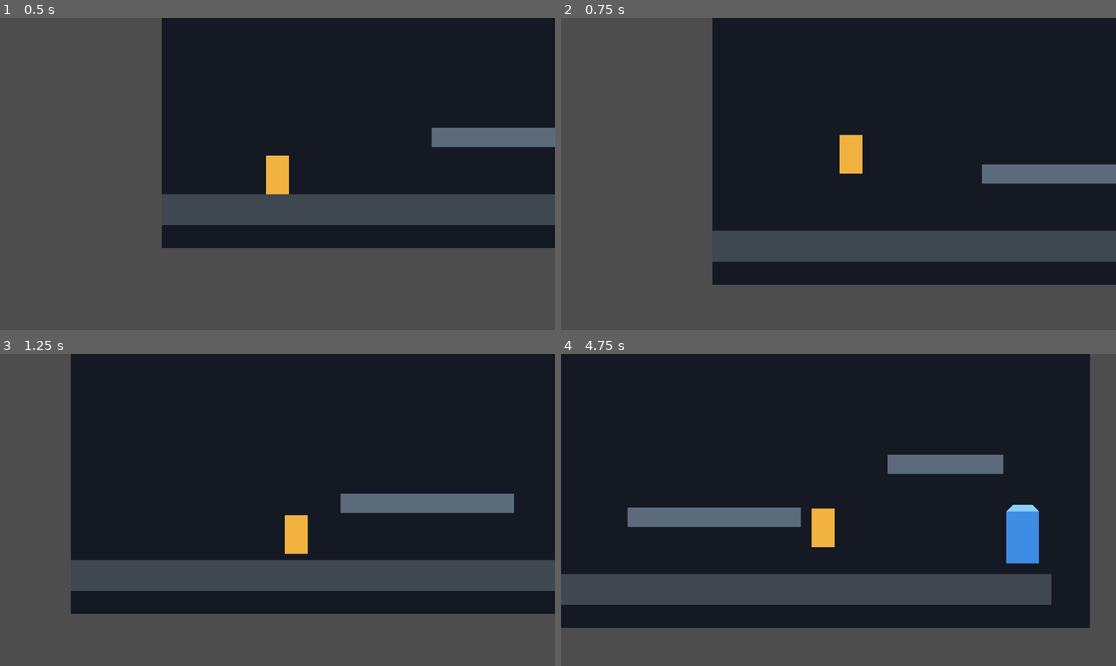
Above: before the commit, frames 1-4 (two rows, left to right).
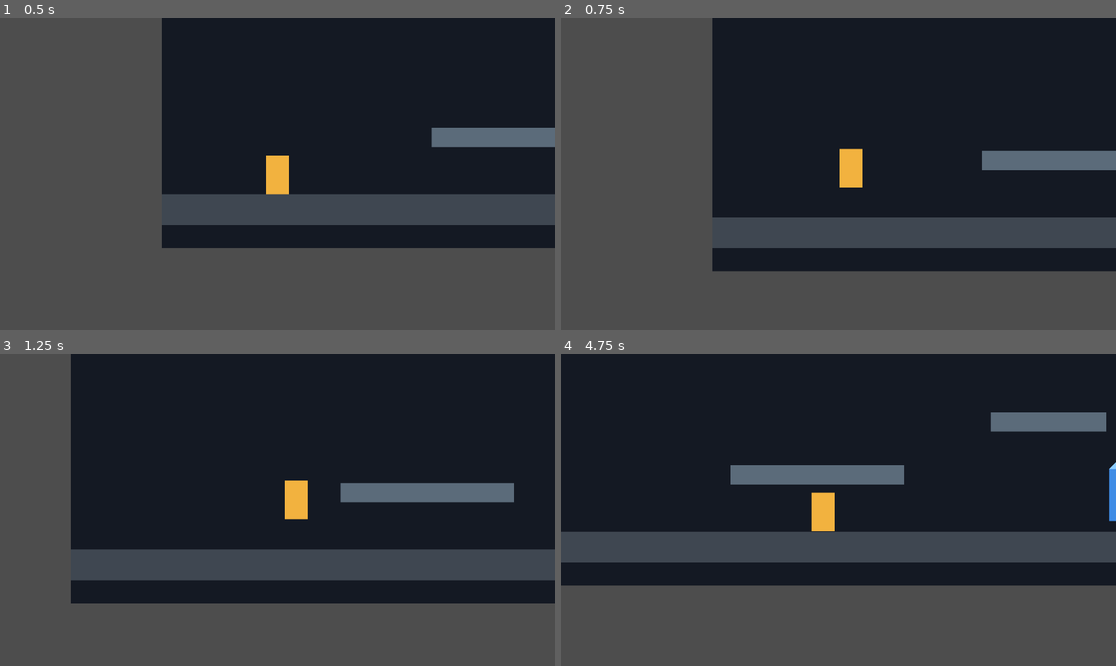
Above: after the commit, the same moments.

Repository: UserKei/Pudding
Game: Godot game, scene res://scenes/main.tscn
The game is run twice, just before and just after one commit, with the same random seed, the same clock (stepped at 60 frames per second) and the same inputs.
Inputs:
- Up to frame 1 (0.5 s): no input
- Up to frame 2 (0.75 s): tap Enter (ui_accept) at 0.5, 0.6 s; hold Right (ui_right) from 0.53 s (still down)
- Up to frame 3 (1.25 s): keep holding Right (ui_right); tap Enter (ui_accept) at 0.77, 1.07 s
- Up to frame 4 (4.75 s): tap E (interact) at 1.35, 2.85, 4.35 s; tap Enter (ui_accept) at 1.52, 1.55, 1.82, 2.1, 3.02, 3.05, 3.32, 3.6, 3.77, 4.07, 4.52, 4.55 s; release Right (ui_right) at 2.03 s; hold Left (ui_left) 2.03-2.78 s; hold Right (ui_right) 2.78-4.28 s; hold Left (ui_left) from 4.28 s (still down)

Frame 1 is identical in both runs. In frame 2, 12% of the frame differs, in the area x 27-100%, y 37-86%; in frame 3, 12%; in frame 4, 30%, in the area x 0-100%, y 0-88%.

Commit message:
feat: add platformer hazards and jump polish

Diff:
--- a/scenes/levels/level_02.tscn
+++ b/scenes/levels/level_02.tscn
@@ -1,9 +1,19 @@
-[gd_scene load_steps=3 format=3]
+[gd_scene load_steps=9 format=3]
 
 [ext_resource type="PackedScene" path="res://scenes/props/door.tscn" id="1_door"]
+[ext_resource type="PackedScene" path="res://scenes/props/spikes.tscn" id="2_spikes"]
+[ext_resource type="PackedScene" path="res://scenes/props/moving_platform_horizontal.tscn" id="3_platform_h"]
+[ext_resource type="PackedScene" path="res://scenes/props/moving_platform_vertical.tscn" id="4_platform_v"]
+[ext_resource type="PackedScene" path="res://scenes/props/one_way_platform.tscn" id="5_one_way"]
 
 [sub_resource type="RectangleShape2D" id="RectangleShape2D_ground"]
-size = Vector2(720, 32)
+size = Vector2(1280, 32)
+
+[sub_resource type="RectangleShape2D" id="RectangleShape2D_platform_medium"]
+size = Vector2(140, 20)
+
+[sub_resource type="RectangleShape2D" id="RectangleShape2D_platform_wide"]
+size = Vector2(180, 20)
 
 [node name="Level02" type="Node2D"]
 
@@ -11,28 +21,78 @@
 
 [node name="Backdrop" type="Polygon2D" parent="Background"]
 color = Color(0.11, 0.08, 0.13, 1)
-polygon = PackedVector2Array(0, 0, 760, 0, 760, 360, 0, 360)
+polygon = PackedVector2Array(0, 0, 1280, 0, 1280, 400, 0, 400)
 
 [node name="Geometry" type="Node2D" parent="."]
 
 [node name="Ground" type="StaticBody2D" parent="Geometry"]
-position = Vector2(360, 320)
+position = Vector2(640, 320)
 
 [node name="GroundVisual" type="Polygon2D" parent="Geometry/Ground"]
 color = Color(0.28, 0.23, 0.34, 1)
-polygon = PackedVector2Array(-360, -16, 360, -16, 360, 16, -360, 16)
+polygon = PackedVector2Array(-640, -16, 640, -16, 640, 16, -640, 16)
 
 [node name="CollisionShape2D" type="CollisionShape2D" parent="Geometry/Ground"]
 shape = SubResource("RectangleShape2D_ground")
 
+[node name="OneWayWarmup" parent="Geometry" instance=ExtResource("5_one_way")]
+position = Vector2(255, 260)
+
+[node name="StepPlatform" type="StaticBody2D" parent="Geometry"]
+position = Vector2(575, 265)
+
+[node name="PlatformVisual" type="Polygon2D" parent="Geometry/StepPlatform"]
+color = Color(0.35, 0.38, 0.44, 1)
+polygon = PackedVector2Array(-70, -10, 70, -10, 70, 10, -70, 10)
+
+[node name="CollisionShape2D" type="CollisionShape2D" parent="Geometry/StepPlatform"]
+shape = SubResource("RectangleShape2D_platform_medium")
+
+[node name="HighPlatform" type="StaticBody2D" parent="Geometry"]
+position = Vector2(910, 235)
+
+[node name="PlatformVisual" type="Polygon2D" parent="Geometry/HighPlatform"]
+color = Color(0.35, 0.38, 0.44, 1)
+polygon = PackedVector2Array(-90, -10, 90, -10, 90, 10, -90, 10)
+
+[node name="CollisionShape2D" type="CollisionShape2D" parent="Geometry/HighPlatform"]
+shape = SubResource("RectangleShape2D_platform_wide")
+
+[node name="ExitPlatform" type="StaticBody2D" parent="Geometry"]
+position = Vector2(1160, 245)
+
+[node name="PlatformVisual" type="Polygon2D" parent="Geometry/ExitPlatform"]
+color = Color(0.35, 0.38, 0.44, 1)
+polygon = PackedVector2Array(-90, -10, 90, -10, 90, 10, -90, 10)
+
+[node name="CollisionShape2D" type="CollisionShape2D" parent="Geometry/ExitPlatform"]
+shape = SubResource("RectangleShape2D_platform_wide")
+
 [node name="Interactables" type="Node2D" parent="."]
 
 [node name="DoorBackToLevel01" parent="Interactables" instance=ExtResource("1_door")]
-position = Vector2(100, 266)
+position = Vector2(1200, 197)
 target_level_path = "res://scenes/levels/level_01.tscn"
 target_spawn_name = "ExitMarker"
+
+[node name="Hazards" type="Node2D" parent="."]
+
+[node name="SpikeTrap" parent="Hazards" instance=ExtResource("2_spikes")]
+position = Vector2(430, 295)
+
+[node name="MovingPlatforms" type="Node2D" parent="."]
+
+[node name="HorizontalPlatform" parent="MovingPlatforms" instance=ExtResource("3_platform_h")]
+position = Vector2(705, 245)
+travel_offset = Vector2(170, 0)
+speed = 80.0
+
+[node name="VerticalPlatform" parent="MovingPlatforms" instance=ExtResource("4_platform_v")]
+position = Vector2(1030, 285)
+travel_offset = Vector2(0, -90)
+speed = 65.0
 
 [node name="SpawnPoints" type="Node2D" parent="."]
 
 [node name="PlayerSpawn" type="Marker2D" parent="SpawnPoints"]
-position = Vector2(140, 260)
+position = Vector2(120, 260)
--- a/scenes/player/player.tscn
+++ b/scenes/player/player.tscn
@@ -9,6 +9,7 @@
 radius = 42.0
 
 [node name="Player" type="CharacterBody2D" unique_id=573813749]
+collision_mask = 3
 script = ExtResource("1_player")
 
 [node name="BodyVisual" type="Polygon2D" parent="." unique_id=191011744]
--- /dev/null
+++ b/scenes/props/moving_platform.tscn
@@ -0,0 +1,16 @@
+[gd_scene format=3]
+
+[ext_resource type="Script" path="res://scripts/props/moving_platform.gd" id="1_platform"]
+
+[sub_resource type="RectangleShape2D" id="RectangleShape2D_platform"]
+size = Vector2(104, 20)
+
+[node name="MovingPlatform" type="AnimatableBody2D" unique_id=1425031246]
+script = ExtResource("1_platform")
+
+[node name="PlatformVisual" type="Polygon2D" parent="." unique_id=1711640731]
+color = Color(0.42, 0.58, 0.66, 1)
+polygon = PackedVector2Array(-52, -10, 52, -10, 52, 10, -52, 10)
+
+[node name="CollisionShape2D" type="CollisionShape2D" parent="." unique_id=1563624796]
+shape = SubResource("RectangleShape2D_platform")
--- /dev/null
+++ b/scenes/props/moving_platform_horizontal.tscn
@@ -0,0 +1,16 @@
+[gd_scene format=3]
+
+[ext_resource type="Script" path="res://scripts/props/moving_platform.gd" id="1_iom8x"]
+
+[sub_resource type="RectangleShape2D" id="RectangleShape2D_platform"]
+size = Vector2(104, 20)
+
+[node name="MovingPlatformHorizontal" type="AnimatableBody2D" unique_id=183719854]
+script = ExtResource("1_iom8x")
+
+[node name="PlatformVisual" type="Polygon2D" parent="." unique_id=1711640731]
+color = Color(0.42, 0.58, 0.66, 1)
+polygon = PackedVector2Array(-52, -10, 52, -10, 52, 10, -52, 10)
+
+[node name="CollisionShape2D" type="CollisionShape2D" parent="." unique_id=1563624796]
+shape = SubResource("RectangleShape2D_platform")
--- /dev/null
+++ b/scenes/props/moving_platform_vertical.tscn
@@ -0,0 +1,17 @@
+[gd_scene format=3]
+
+[ext_resource type="Script" path="res://scripts/props/moving_platform.gd" id="1_8xipl"]
+
+[sub_resource type="RectangleShape2D" id="RectangleShape2D_platform"]
+size = Vector2(104, 20)
+
+[node name="MovingPlatformVertical" type="AnimatableBody2D" unique_id=777978874]
+script = ExtResource("1_8xipl")
+travel_offset = Vector2(0, -120)
+
+[node name="PlatformVisual" type="Polygon2D" parent="." unique_id=1711640731]
+color = Color(0.42, 0.58, 0.66, 1)
+polygon = PackedVector2Array(-52, -10, 52, -10, 52, 10, -52, 10)
+
+[node name="CollisionShape2D" type="CollisionShape2D" parent="." unique_id=1563624796]
+shape = SubResource("RectangleShape2D_platform")
--- /dev/null
+++ b/scenes/props/one_way_platform.tscn
@@ -0,0 +1,16 @@
+[gd_scene load_steps=2 format=3]
+
+[sub_resource type="RectangleShape2D" id="RectangleShape2D_one_way_platform"]
+size = Vector2(120, 18)
+
+[node name="OneWayPlatform" type="StaticBody2D" groups=["one_way_platform"]]
+collision_layer = 2
+
+[node name="PlatformVisual" type="Polygon2D" parent="."]
+color = Color(0.5, 0.7, 0.54, 1)
+polygon = PackedVector2Array(-60, -9, 60, -9, 60, 9, -60, 9)
+
+[node name="CollisionShape2D" type="CollisionShape2D" parent="."]
+shape = SubResource("RectangleShape2D_one_way_platform")
+one_way_collision = true
+one_way_collision_margin = 8.0
--- /dev/null
+++ b/scenes/props/spikes.tscn
@@ -0,0 +1,17 @@
+[gd_scene format=3]
+
+[ext_resource type="Script" path="res://scripts/props/spikes.gd" id="1_spikes"]
+
+[sub_resource type="RectangleShape2D" id="RectangleShape2D_spikes"]
+size = Vector2(96, 18)
+
+[node name="Spikes" type="Area2D" unique_id=610833909]
+script = ExtResource("1_spikes")
+
+[node name="SpikeVisual" type="Polygon2D" parent="." unique_id=1761283159]
+color = Color(0.86, 0.16, 0.18, 1)
+polygon = PackedVector2Array(-48, 9, -40, -9, -32, 9, -24, -9, -16, 9, -8, -9, 0, 9, 8, -9, 16, 9, 24, -9, 32, 9, 40, -9, 48, 9)
+
+[node name="CollisionShape2D" type="CollisionShape2D" parent="." unique_id=1213170071]
+position = Vector2(0, 1)
+shape = SubResource("RectangleShape2D_spikes")
--- a/scripts/main.gd
+++ b/scripts/main.gd
@@ -5,13 +5,17 @@
 @export var initial_level_scene: PackedScene
 @export var default_spawn_name := "PlayerSpawn"
 
-@onready var player: Node2D = get_node_or_null(player_path) as Node2D
+@onready var player: Player = get_node_or_null(player_path) as Player
 @onready var level_container: Node2D = get_node_or_null(level_container_path) as Node2D
 
 var current_level: Node2D
+var current_spawn_name := ""
 
 
 func _ready() -> void:
+	if player != null:
+		player.died.connect(respawn_player)
+
 	if initial_level_scene == null:
 		push_error("Main has no initial_level_scene assigned.")
 		return
@@ -33,6 +37,7 @@
 		return
 
 	level_container.add_child(current_level)
+	current_spawn_name = spawn_name
 	move_player_to_spawn(spawn_name)
 
 
@@ -56,6 +61,14 @@
 		return
 
 	player.global_position = spawn_point.global_position
+	player.reset_motion()
+
+
+func respawn_player() -> void:
+	if current_spawn_name.is_empty():
+		current_spawn_name = default_spawn_name
+
+	move_player_to_spawn(current_spawn_name)
 
 
 func get_spawn_point(spawn_name: String) -> Marker2D:
--- a/scripts/player/player.gd
+++ b/scripts/player/player.gd
@@ -1,5 +1,7 @@
 extends CharacterBody2D
 class_name Player
+
+signal died
 
 @export var speed := 180.0
 @export var acceleration := 1200.0
@@ -7,12 +9,22 @@
 @export var jump_velocity := -360.0
 @export var gravity := 980.0
 @export var max_fall_speed := 900.0
+@export var coyote_time := 0.1
+@export var jump_buffer_time := 0.12
+@export_range(0.1, 1.0, 0.05) var jump_cut_multiplier := 0.45
+@export var jump_action := "ui_accept"
+@export var down_action := "ui_down"
 @export var interact_action := "interact"
+@export_range(1, 32, 1) var one_way_platform_collision_layer := 2
+@export var one_way_drop_duration := 0.18
 
 @onready var body_visual: Polygon2D = $BodyVisual
 @onready var interaction_area: Area2D = $InteractionArea
 
 var nearby_interactables: Array[Node] = []
+var coyote_timer := 0.0
+var jump_buffer_timer := 0.0
+var one_way_drop_timer := 0.0
 
 
 func _ready() -> void:
@@ -26,7 +38,15 @@
 
 
 func _physics_process(delta: float) -> void:
+	update_one_way_drop_timer(delta)
+	update_jump_buffer(delta)
+
 	var input_axis := Input.get_axis("ui_left", "ui_right")
+
+	if is_on_floor():
+		coyote_timer = coyote_time
+	else:
+		coyote_timer = maxf(coyote_timer - delta, 0.0)
 
 	if input_axis != 0.0:
 		velocity.x = move_toward(velocity.x, input_axis * speed, acceleration * delta)
@@ -39,8 +59,10 @@
 	elif velocity.y > 0.0:
 		velocity.y = 0.0
 
-	if Input.is_action_just_pressed("ui_accept") and is_on_floor():
-		velocity.y = jump_velocity
+	if Input.is_action_just_released(jump_action):
+		cut_jump_short()
+
+	try_consume_jump_buffer()
 
 	move_and_slide()
 
@@ -90,3 +112,86 @@
 	nearby_interactables.erase(area)
 	if area.has_method("set_interaction_hint_visible"):
 		area.set_interaction_hint_visible(false)
+
+
+func die() -> void:
+	died.emit()
+
+
+func reset_motion() -> void:
+	velocity = Vector2.ZERO
+	coyote_timer = 0.0
+	jump_buffer_timer = 0.0
+	one_way_drop_timer = 0.0
+	set_collision_mask_value(one_way_platform_collision_layer, true)
+
+
+func update_jump_buffer(delta: float) -> void:
+	if Input.is_action_just_pressed(jump_action):
+		jump_buffer_timer = jump_buffer_time
+	elif jump_buffer_timer > 0.0:
+		jump_buffer_timer = maxf(jump_buffer_timer - delta, 0.0)
+
+
+func try_consume_jump_buffer() -> void:
+	if jump_buffer_timer <= 0.0:
+		return
+
+	if should_drop_through_one_way_platform():
+		jump_buffer_timer = 0.0
+		start_one_way_drop()
+		return
+
+	if coyote_timer <= 0.0 or one_way_drop_timer > 0.0:
+		return
+
+	velocity.y = jump_velocity
+	if not Input.is_action_pressed(jump_action):
+		cut_jump_short()
+
+	coyote_timer = 0.0
+	jump_buffer_timer = 0.0
+
+
+func cut_jump_short() -> void:
+	if velocity.y >= 0.0:
+		return
+
+	velocity.y *= jump_cut_multiplier
+
+
+func update_one_way_drop_timer(delta: float) -> void:
+	if one_way_drop_timer <= 0.0:
+		return
+
+	one_way_drop_timer = maxf(one_way_drop_timer - delta, 0.0)
+	if one_way_drop_timer == 0.0:
+		set_collision_mask_value(one_way_platform_collision_layer, true)
+
+
+func should_drop_through_one_way_platform() -> bool:
+	return Input.is_action_pressed(down_action) and is_on_floor() and is_on_one_way_platform()
+
+
+func is_on_one_way_platform() -> bool:
+	for index in range(get_slide_collision_count()):
+		var collision := get_slide_collision(index)
+		if collision.get_normal().dot(Vector2.UP) < 0.7:
+			continue
+
+		var collider := collision.get_collider()
+		if collider is Node and collider.is_in_group("one_way_platform"):
+			return true
+
+		var collision_object := collider as CollisionObject2D
+		if collision_object != null and collision_object.get_collision_layer_value(one_way_platform_collision_layer):
+			return true
+
+	return false
+
+
+func start_one_way_drop() -> void:
+	coyote_timer = 0.0
+	one_way_drop_timer = one_way_drop_duration
+	set_collision_mask_value(one_way_platform_collision_layer, false)
+	velocity.y = maxf(velocity.y, 90.0)
--- /dev/null
+++ b/scripts/props/moving_platform.gd
@@ -0,0 +1,31 @@
+extends AnimatableBody2D
+class_name MovingPlatform
+
+@export var travel_offset := Vector2(160.0, 0.0)
+@export var speed := 70.0
+@export var pause_time := 0.2
+@export var starts_active := true
+
+var start_position := Vector2.ZERO
+var end_position := Vector2.ZERO
+var moving_to_end := true
+var pause_remaining := 0.0
+
+
+func _ready() -> void:
+	start_position = global_position
+	end_position = start_position + travel_offset
+	set_physics_process(starts_active)
+
+
+func _physics_process(delta: float) -> void:
+	if pause_remaining > 0.0:
+		pause_remaining = maxf(pause_remaining - delta, 0.0)
+		return
+
+	var target := end_position if moving_to_end else start_position
+	global_position = global_position.move_toward(target, speed * delta)
+
+	if global_position.is_equal_approx(target):
+		moving_to_end = not moving_to_end
+		pause_remaining = pause_time
--- /dev/null
+++ b/scripts/props/spikes.gd
@@ -0,0 +1,15 @@
+extends Area2D
+class_name Spikes
+
+@export var active := true
+
+
+func _ready() -> void:
+	body_entered.connect(_on_body_entered)
+
+
+func _on_body_entered(body: Node2D) -> void:
+	if not active:
+		return
+	if body.has_method("die"):
+		body.die()
Not shown, added: scripts/props/door.gd.uid
Not shown, added: scripts/props/moving_platform.gd.uid
Not shown, added: scripts/props/spikes.gd.uid
Not shown, added: CREDITS.md
Not shown, added: assets/game/README.md
Not shown, added: assets/game/audio/.gitkeep
Not shown, added: assets/game/backgrounds/.gitkeep
Not shown, added: assets/game/player/.gitkeep
Not shown, added: assets/game/props/.gitkeep
Not shown, added: assets/game/tilesets/.gitkeep
Not shown, added: assets/game/ui/.gitkeep
Not shown, added: assets/third_party/.gitkeep
(and 1 more such lines)
